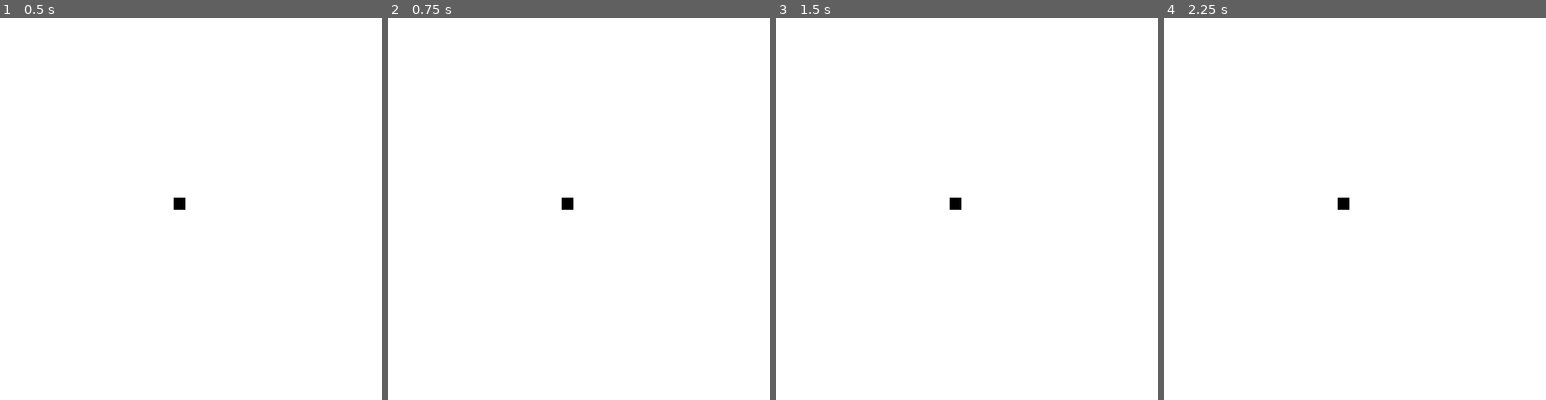
Above: before the commit, frames 1-4 (left to right).
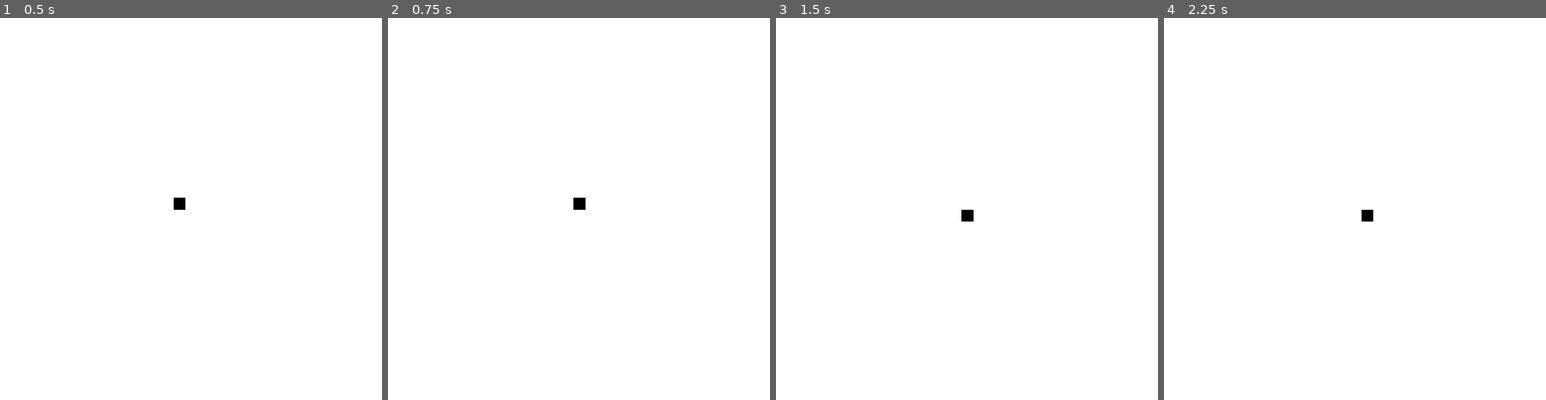
Above: after the commit, the same moments.

Repository: Mrz740/project-tfg
Game: Godot game, scene res://Scenes/MainScene.tscn
The game is run twice, just before and just after one commit, with the same random seed, the same clock (stepped at 60 frames per second) and the same inputs.
Inputs:
- Up to frame 1 (0.5 s): no input
- Up to frame 2 (0.75 s): tap Enter at 0.5 s; hold D (move_right, bound only after the commit) from 0.53 s (still down)
- Up to frame 3 (1.5 s): tap Space at 1.25 s; release D (move_right, bound only after the commit) at 1.28 s; hold S (move_down, bound only after the commit) from 1.28 s (still down)
- Up to frame 4 (2.25 s): tap Enter at 2 s; release S (move_down, bound only after the commit) at 2.03 s; hold D (move_right, bound only after the commit) from 2.03 s (still down)
The pictures show only the part of the screen within x 14-64%, y 24-74%; the shares and areas given below are measured in that part.

Frame 1 is identical in both runs. In frame 2, 0.2% of the frame differs, in the area x 45-52%, y 47-51%; in frame 3, 0.2%; in frame 4, 0.2%, in the area x 45-55%, y 47-54%.

Commit message:
Basic top down movement implemented

Diff:
--- a/Player/Player.tscn
+++ b/Player/Player.tscn
@@ -1,4 +1,6 @@
-[gd_scene load_steps=4 format=3 uid="uid://dsmce16r0wk4t"]
+[gd_scene load_steps=5 format=3 uid="uid://dsmce16r0wk4t"]
+
+[ext_resource type="Script" uid="uid://cxn7lkyywjxxe" path="res://Player/player.gd" id="1_3qydi"]
 
 [sub_resource type="RectangleShape2D" id="RectangleShape2D_l2ndj"]
 size = Vector2(1, 1)
@@ -10,6 +12,7 @@
 width = 1
 
 [node name="Player" type="CharacterBody2D"]
+script = ExtResource("1_3qydi")
 
 [node name="CollisionShape2D" type="CollisionShape2D" parent="."]
 shape = SubResource("RectangleShape2D_l2ndj")
--- /dev/null
+++ b/Player/player.gd
@@ -0,0 +1,15 @@
+extends CharacterBody2D
+
+const SPEED = 100
+
+func _input(event):
+	velocity = Vector2.ZERO
+	if event.is_action_pressed("move_right"):
+		velocity.x += 1
+	if event.is_action_pressed("move_left"):
+		velocity.x -= 1
+	if event.is_action_pressed("move_down"):
+		velocity.y += 1
+	if event.is_action_pressed("move_up"):
+		velocity.y -= 1
+	position += velocity
--- a/project.godot
+++ b/project.godot
@@ -22,6 +22,38 @@
 window/size/mode=3
 window/stretch/mode="canvas_items"
 
+[input]
+
+move_left={
+"deadzone": 0.2,
+"events": [Object(InputEventKey,"resource_local_to_scene":false,"resource_name":"","device":-1,"window_id":0,"alt_pressed":false,"shift_pressed":false,"ctrl_pressed":false,"meta_pressed":false,"pressed":false,"keycode":0,"physical_keycode":65,"key_label":0,"unicode":97,"location":0,"echo":false,"script":null)
+, Object(InputEventKey,"resource_local_to_scene":false,"resource_name":"","device":-1,"window_id":0,"alt_pressed":false,"shift_pressed":false,"ctrl_pressed":false,"meta_pressed":false,"pressed":false,"keycode":0,"physical_keycode":4194319,"key_label":0,"unicode":0,"location":0,"echo":false,"script":null)
+]
+}
+move_right={
+"deadzone": 0.2,
+"events": [Object(InputEventKey,"resource_local_to_scene":false,"resource_name":"","device":-1,"window_id":0,"alt_pressed":false,"shift_pressed":false,"ctrl_pressed":false,"meta_pressed":false,"pressed":false,"keycode":0,"physical_keycode":68,"key_label":0,"unicode":100,"location":0,"echo":false,"script":null)
+, Object(InputEventKey,"resource_local_to_scene":false,"resource_name":"","device":-1,"window_id":0,"alt_pressed":false,"shift_pressed":false,"ctrl_pressed":false,"meta_pressed":false,"pressed":false,"keycode":0,"physical_keycode":4194321,"key_label":0,"unicode":0,"location":0,"echo":false,"script":null)
+]
+}
+move_up={
+"deadzone": 0.2,
+"events": [Object(InputEventKey,"resource_local_to_scene":false,"resource_name":"","device":-1,"window_id":0,"alt_pressed":false,"shift_pressed":false,"ctrl_pressed":false,"meta_pressed":false,"pressed":false,"keycode":0,"physical_keycode":87,"key_label":0,"unicode":119,"location":0,"echo":false,"script":null)
+, Object(InputEventKey,"resource_local_to_scene":false,"resource_name":"","device":-1,"window_id":0,"alt_pressed":false,"shift_pressed":false,"ctrl_pressed":false,"meta_pressed":false,"pressed":false,"keycode":0,"physical_keycode":4194320,"key_label":0,"unicode":0,"location":0,"echo":false,"script":null)
+]
+}
+move_down={
+"deadzone": 0.2,
+"events": [Object(InputEventKey,"resource_local_to_scene":false,"resource_name":"","device":-1,"window_id":0,"alt_pressed":false,"shift_pressed":false,"ctrl_pressed":false,"meta_pressed":false,"pressed":false,"keycode":0,"physical_keycode":83,"key_label":0,"unicode":115,"location":0,"echo":false,"script":null)
+, Object(InputEventKey,"resource_local_to_scene":false,"resource_name":"","device":-1,"window_id":0,"alt_pressed":false,"shift_pressed":false,"ctrl_pressed":false,"meta_pressed":false,"pressed":false,"keycode":0,"physical_keycode":4194322,"key_label":0,"unicode":0,"location":0,"echo":false,"script":null)
+]
+}
+interact={
+"deadzone": 0.2,
+"events": [Object(InputEventKey,"resource_local_to_scene":false,"resource_name":"","device":-1,"window_id":0,"alt_pressed":false,"shift_pressed":false,"ctrl_pressed":false,"meta_pressed":false,"pressed":false,"keycode":0,"physical_keycode":69,"key_label":0,"unicode":101,"location":0,"echo":false,"script":null)
+]
+}
+
 [rendering]
 
 renderer/rendering_method="mobile"
Not shown, added: Player/player.gd.uid
